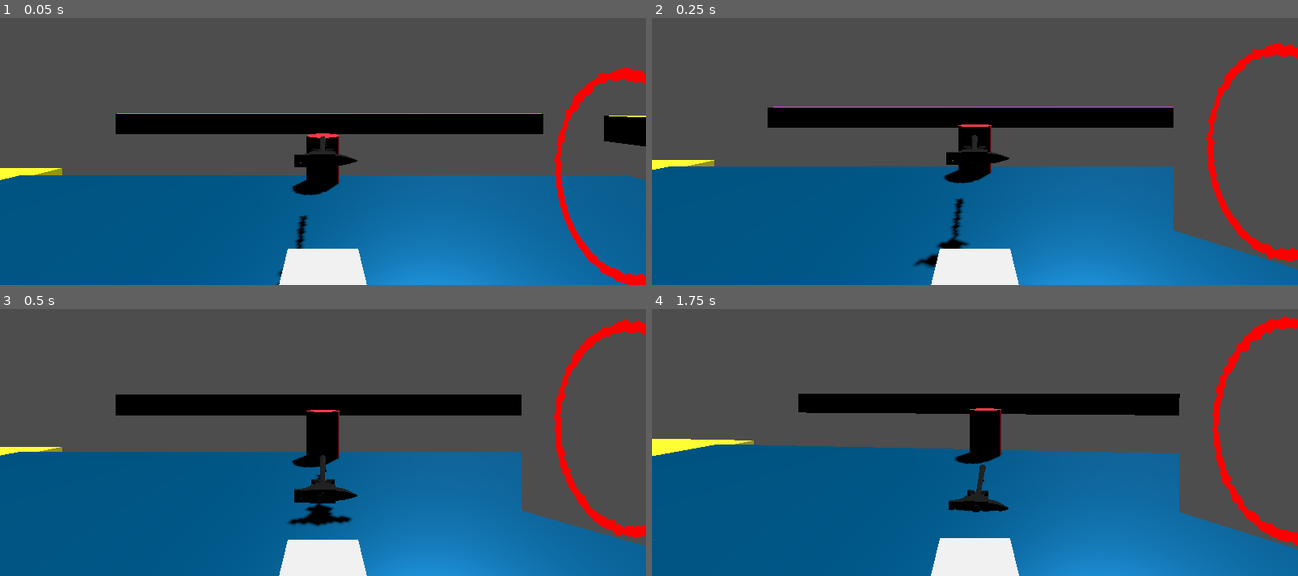
Above: before the commit, frames 1-4 (two rows, left to right).
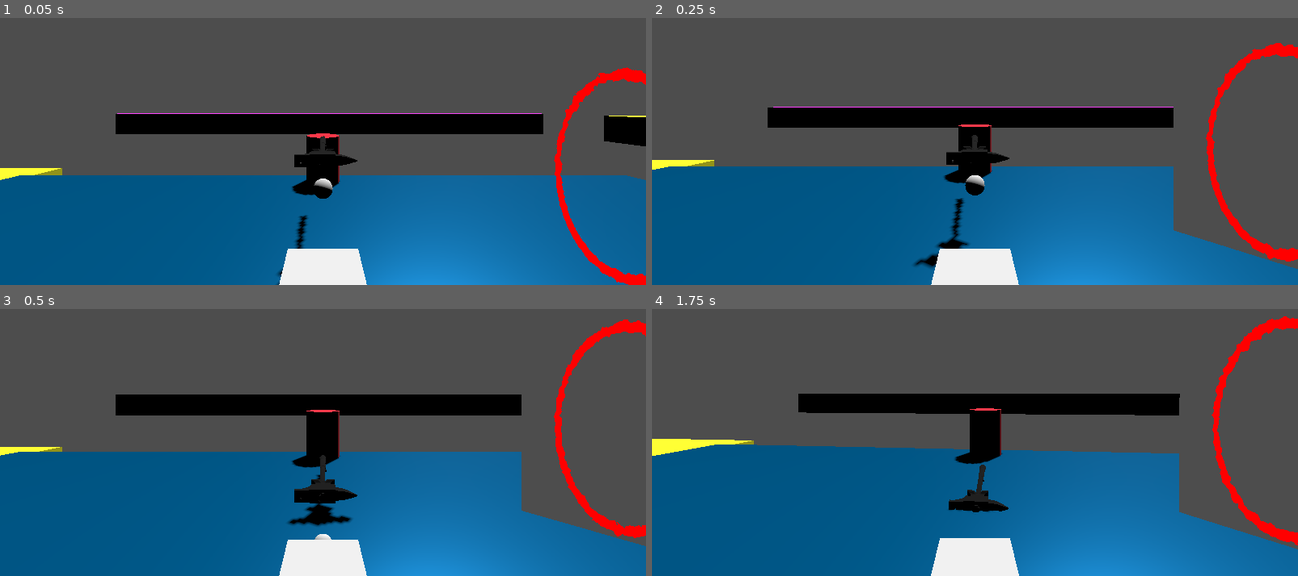
Above: after the commit, the same moments.

Repository: Charlie-Quin/Portals-
Game: Godot game, scene res://scenes/world.tscn
Same seed, same stepped clock (60 frames per second), same inputs: the game is played once before the commit and once after it.
Inputs (mouse positions are in pixels of both pictures, inside the frame that each line leads up to):
- Up to frame 1 (0.05 s): no input
- Up to frame 2 (0.25 s): no input
- Up to frame 3 (0.5 s): no input
- Up to frame 4 (1.75 s): move the mouse to (1007, 394) at 0.52 s; tap A (a) at 0.6 s; tap Space (jump) at 0.77, 1.52 s; tap D (d) at 0.8, 1.35 s; move the mouse to (942, 397) at 1.27 s; tap S (s) at 1.55 s

The runs differ from the first frame. In frame 1, 0.1% of the frame differs, in the area x 48-52%, y 60-68%; in frame 2, 0.2%, in the area x 48-52%, y 58-67%; in frame 3, less than 0.1%; in frame 4, nothing differs.

Commit message:
teleporty thingy

Diff:
--- /dev/null
+++ b/ender_pearl.tscn
@@ -0,0 +1,134 @@
+[gd_scene load_steps=9 format=3 uid="uid://btm5peoydul10"]
+
+[ext_resource type="Script" path="res://items/portalRigidBody.gd" id="1_8kcyp"]
+[ext_resource type="Script" path="res://scripts/cuttableMesh.gd" id="2_ixk7l"]
+
+[sub_resource type="Shader" id="Shader_47l5d"]
+code = "shader_type spatial;
+
+uniform sampler2D _albedo : source_color;
+
+uniform bool useVertex;
+uniform bool cut;
+
+uniform mat4 cutplane;
+varying vec3 wvtx;
+
+varying vec3 myColor;
+
+void vertex() {
+	//world space to local
+	wvtx = (MODEL_MATRIX * vec4(VERTEX,1.0)).xyz;
+
+	myColor.rgb = VERTEX.rgb;
+}
+
+void fragment() {
+
+	vec3 planeNormal = normalize(cutplane[1].xyz);
+	float planeDistance = dot(planeNormal,cutplane[3].xyz);
+	float vertexDistance = dot(planeNormal,wvtx);
+	float dist = vertexDistance - planeDistance;
+
+	if (dist < 0.0 && cut) discard;
+
+
+	if (useVertex){
+		ALBEDO = myColor;
+	}
+	else{
+		ALBEDO = texture(_albedo,UV).rgb;
+	}
+
+}
+
+//void light() {
+	// Called for every pixel for every light affecting the material.
+	// Uncomment to replace the default light processing function with this one.
+//}
+"
+
+[sub_resource type="ShaderMaterial" id="ShaderMaterial_drhm3"]
+render_priority = 0
+shader = SubResource("Shader_47l5d")
+shader_parameter/useVertex = null
+shader_parameter/cut = null
+shader_parameter/cutplane = null
+
+[sub_resource type="SphereMesh" id="SphereMesh_0773v"]
+radius = 0.1
+height = 0.2
+
+[sub_resource type="Shader" id="Shader_2kgmy"]
+code = "shader_type spatial;
+
+uniform sampler2D _albedo : source_color;
+
+uniform bool useVertex;
+uniform bool cut;
+
+uniform mat4 cutplane;
+varying vec3 wvtx;
+
+varying vec3 myColor;
+
+void vertex() {
+	//world space to local
+	wvtx = (MODEL_MATRIX * vec4(VERTEX,1.0)).xyz;
+
+	myColor.rgb = VERTEX.rgb;
+}
+
+void fragment() {
+
+	vec3 planeNormal = normalize(cutplane[1].xyz);
+	float planeDistance = dot(planeNormal,cutplane[3].xyz);
+	float vertexDistance = dot(planeNormal,wvtx);
+	float dist = vertexDistance - planeDistance;
+
+	if (dist < 0.0 && cut) discard;
+
+
+	if (useVertex){
+		ALBEDO = myColor;
+	}
+	else{
+		ALBEDO = texture(_albedo,UV).rgb;
+	}
+
+}
+
+//void light() {
+	// Called for every pixel for every light affecting the material.
+	// Uncomment to replace the default light processing function with this one.
+//}
+"
+
+[sub_resource type="ShaderMaterial" id="ShaderMaterial_nq7sx"]
+resource_local_to_scene = true
+render_priority = 0
+shader = SubResource("Shader_2kgmy")
+shader_parameter/useVertex = null
+shader_parameter/cut = null
+shader_parameter/cutplane = null
+
+[sub_resource type="SphereShape3D" id="SphereShape3D_c2kpe"]
+radius = 0.1
+
+[node name="EnderPearl" type="RigidBody3D" node_paths=PackedStringArray("realMesh", "dummyMesh")]
+script = ExtResource("1_8kcyp")
+realMesh = NodePath("real")
+dummyMesh = NodePath("dummy")
+
+[node name="real" type="MeshInstance3D" parent="."]
+material_override = SubResource("ShaderMaterial_drhm3")
+mesh = SubResource("SphereMesh_0773v")
+script = ExtResource("2_ixk7l")
+
+[node name="dummy" type="MeshInstance3D" parent="."]
+material_override = SubResource("ShaderMaterial_nq7sx")
+mesh = SubResource("SphereMesh_0773v")
+script = ExtResource("2_ixk7l")
+
+[node name="CollisionShape3D" type="CollisionShape3D" parent="."]
+shape = SubResource("SphereShape3D_c2kpe")
--- a/project.godot
+++ b/project.godot
@@ -18,6 +18,10 @@
 [autoload]
 
 Globals="*res://scripts/Globals.gd"
+
+[filesystem]
+
+import/fbx/enabled=false
 
 [input]
 
--- a/scenes/world.tscn
+++ b/scenes/world.tscn
@@ -1,10 +1,11 @@
-[gd_scene load_steps=21 format=3 uid="uid://c846xrm4uahcx"]
+[gd_scene load_steps=22 format=3 uid="uid://c846xrm4uahcx"]
 
 [ext_resource type="Shader" path="res://shaders/cutoff.gdshader" id="1_4j5p8"]
 [ext_resource type="Script" path="res://scripts/cuttableMesh.gd" id="2_powcp"]
 [ext_resource type="PackedScene" uid="uid://bq1tkyat0bymw" path="res://scenes/portal.tscn" id="3_td0wn"]
 [ext_resource type="PackedScene" uid="uid://b7gkcloxvcyqv" path="res://scenes/player.tscn" id="4_qxofc"]
 [ext_resource type="PackedScene" uid="uid://ddukwn3mgo14e" path="res://items/anvil_hammer.tscn" id="4_vicxm"]
+[ext_resource type="PackedScene" uid="uid://btm5peoydul10" path="res://ender_pearl.tscn" id="5_xk8ub"]
 
 [sub_resource type="FastNoiseLite" id="FastNoiseLite_yta80"]
 
@@ -153,6 +154,9 @@
 [node name="player" parent="." instance=ExtResource("4_qxofc")]
 transform = Transform3D(1, 0, 0, 0, 1, 0, 0, 0, 1, 0, 0, -2.22347)
 
+[node name="EnderPearl" parent="." instance=ExtResource("5_xk8ub")]
+transform = Transform3D(1, 0, 0, 0, 1, 0, 0, 0, 1, 0, 0, -4.65734)
+
 [node name="anvilHammer" parent="." instance=ExtResource("4_vicxm")]
 transform = Transform3D(1, 0, 0, 0, -0.00659731, -0.999978, 0, 0.999978, -0.00659731, 0, 0, -6.37119)
 
--- /dev/null
+++ b/teleporty_gun.tscn
@@ -0,0 +1,32 @@
+[gd_scene load_steps=5 format=3 uid="uid://bn6by6oj7eogh"]
+
+[sub_resource type="FastNoiseLite" id="FastNoiseLite_oya84"]
+noise_type = 4
+frequency = 0.0605
+
+[sub_resource type="NoiseTexture2D" id="NoiseTexture2D_t8q41"]
+noise = SubResource("FastNoiseLite_oya84")
+
+[sub_resource type="StandardMaterial3D" id="StandardMaterial3D_lqk5g"]
+albedo_color = Color(0.909804, 0.980392, 0.94902, 1)
+metallic = 1.0
+metallic_texture = SubResource("NoiseTexture2D_t8q41")
+
+[sub_resource type="StandardMaterial3D" id="StandardMaterial3D_ym3y2"]
+albedo_color = Color(0.721569, 0.321569, 0.2, 1)
+
+[node name="teleportyGun" type="Node3D"]
+
+[node name="CSGBox3D" type="CSGBox3D" parent="."]
+transform = Transform3D(1, 0, 0, 0, 1, 0, 0, 0, 1, 0.0832891, 0.00396731, -4.7639e-05)
+size = Vector3(0.479, 0.108, 0.1)
+material = SubResource("StandardMaterial3D_lqk5g")
+
+[node name="CSGBox3D3" type="CSGBox3D" parent="."]
+transform = Transform3D(0.724653, -0.689114, 0, 0.689114, 0.724653, 0, 0, 0, 1, -0.240171, -0.137449, -0.000493109)
+size = Vector3(0.479, 0.108, 0.1)
+material = SubResource("StandardMaterial3D_ym3y2")
+
+[node name="CSGBox3D2" type="CSGBox3D" parent="."]
+transform = Transform3D(1, 0, 0, 0, 1, 0, 0, 0, 1, 0.438254, 0.0102081, 0)
+size = Vector3(0.479, 0.046, 0.05)
